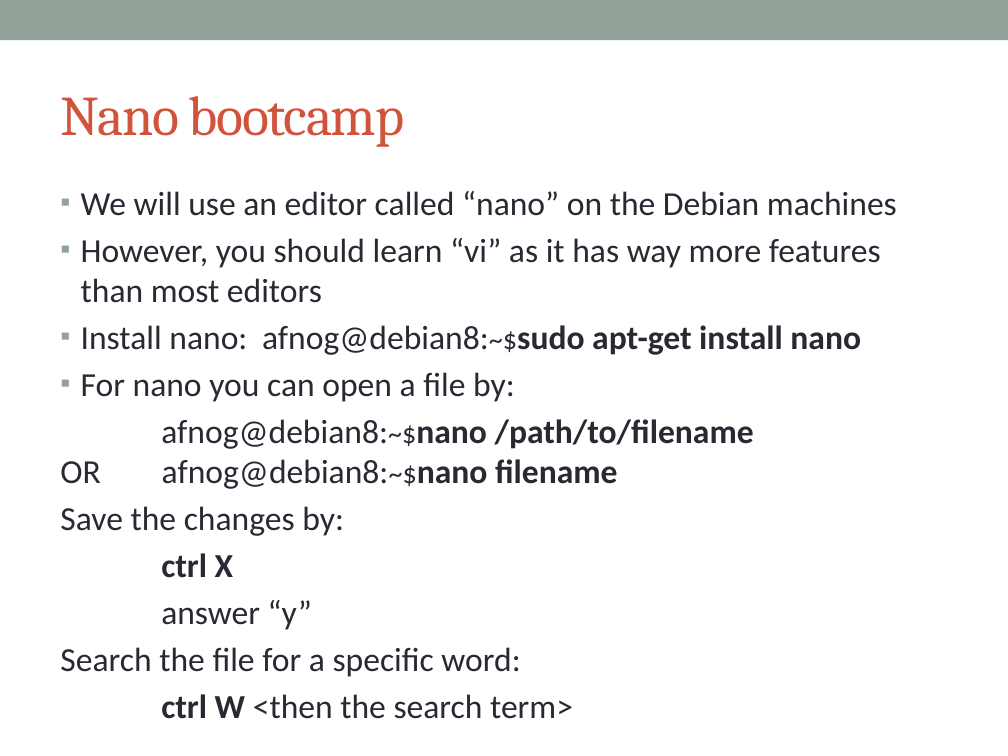
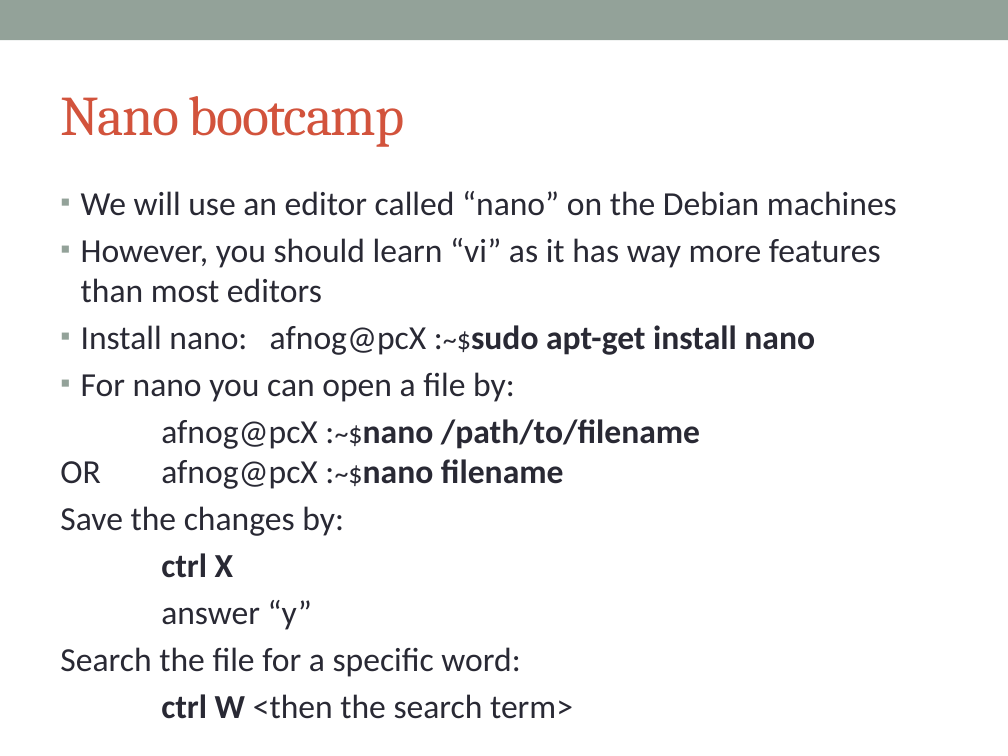
Before and after one commit to afnog/afnog.github.io, a slide deck: slide 18 of sse/intro/IntroPresentation.pptx. Drawn at 1008x756 pixels with LibreOffice and Linux fonts; fonts in the diff are those of the drawing. Boxes give left, top, right and bottom in pixels: in the first picture for what was removed or moved away, otherwise in the second. Text is boxed around its words. In the diff, an @@ line names an element or a change of style, - is before the commit and + after.

```diff
--- a/sse/intro/IntroPresentation.pptx
+++ b/sse/intro/IntroPresentation.pptx
@@ text at <box>81,325,815,355</box>: text changed @@
-▪ Install nano: afnog@debian8:~$sudo apt-get install nano
+▪ Install nano: afnog@pcX :~$sudo apt-get install nano
@@ text at <box>60,419,700,489</box>: text changed; bold on @@
-afnog@debian8:~$nano /path/to/filename
-OR afnog@debian8:~$nano filename
+afnog@pcX :~$nano /path/to/filename
+OR afnog@pcX :~$nano filename
```
Also in this commit, not shown: 12 other slides changed, 4 other files.
